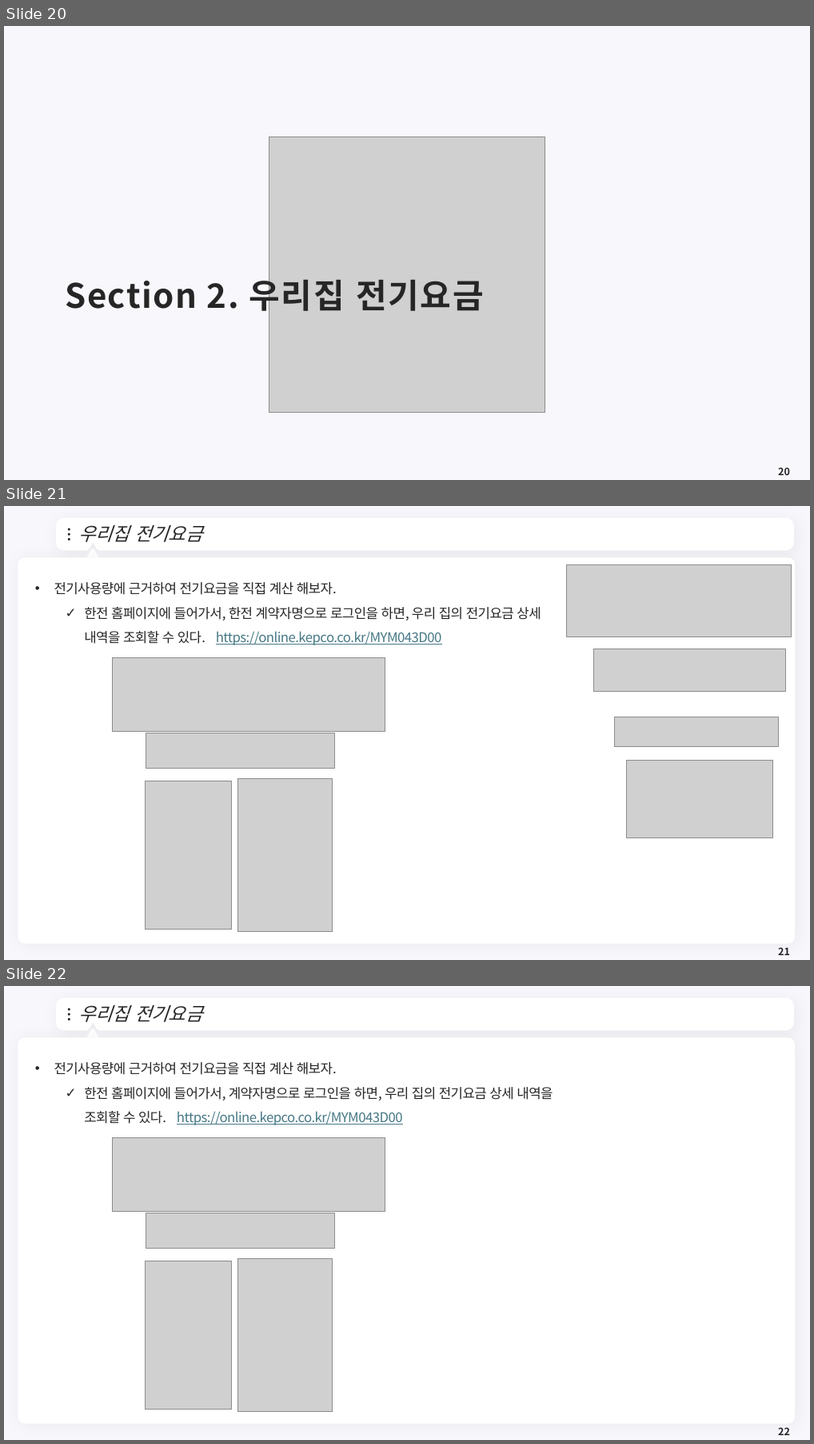
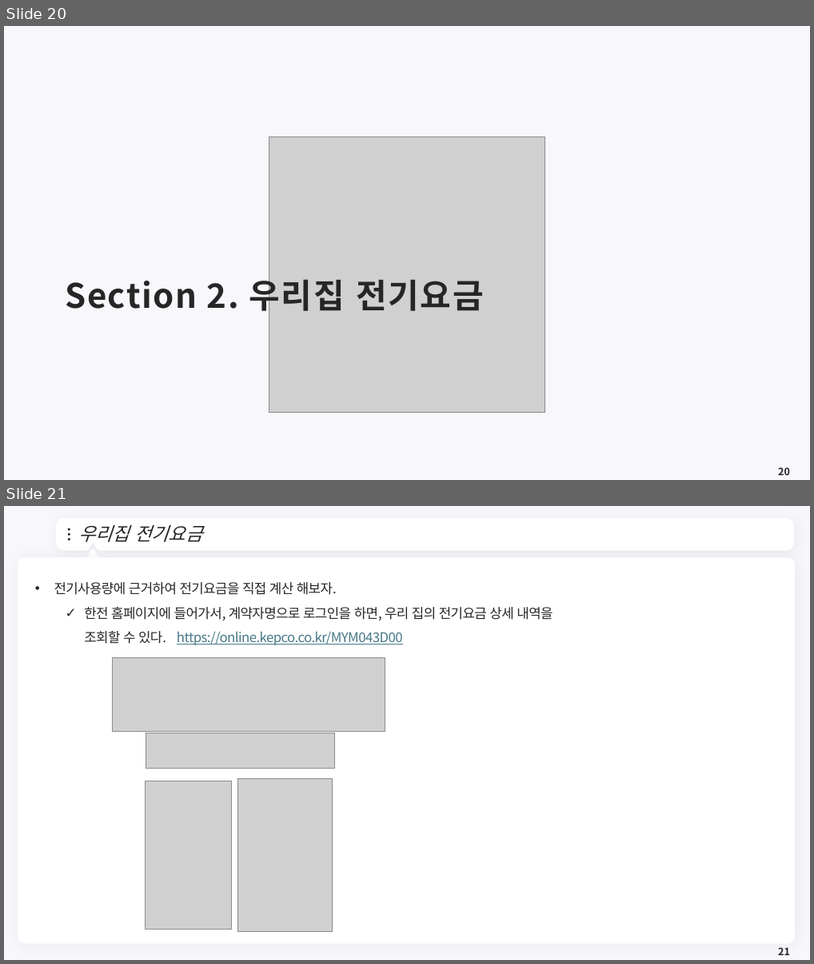
Before and after one commit to meandthey/Teaching, a slide deck: 에너지경제학/자원에너지경제학_Chapter_1.pptx. Shown one above the other, each under a label of ours: slides 20, 21 and 22 before the commit, slides 20 and 21 after it. The pictures are 814x1444 and 814x964 pixels, drawn with LibreOffice and Linux fonts; fonts in the diff are those of the drawing; grey boxes stand for pictures; background and template pictures are left out. Boxes give left, top, right and bottom in pixels: in the first picture for what was removed or moved away, otherwise in the second. Text is boxed around its words. In the diff, an @@ line names an element or a change of style, - is before the commit and + after.

```diff
--- a/에너지경제학/자원에너지경제학_Chapter_1.pptx
+++ b/에너지경제학/자원에너지경제학_Chapter_1.pptx
@@ slide 21 removed at (4,506,810,960), background #F8F7FC; not listed: 7 template elements that a slide beside it also shows @@
@@ title removed at (78,525,202,542) @@
-우리집 전기요금
@@ picture removed at (566,564,792,636) @@
@@ text removed at (54,582,541,645) @@
-• 전기사용량에 근거하여 전기요금을 직접 계산 해보자.
-  ✓ 한전 홈페이지에 들어가서, 한전 계약자명으로 로그인을 하면, 우리 집의 전기요금 상세 내역을 조회할 수 있다. https://online.kepco.co.kr/MYM043D00
@@ picture removed at (594,648,787,691) @@
@@ picture removed at (113,657,386,731) @@
@@ picture removed at (615,716,778,746) @@
@@ picture removed at (146,733,335,768) @@
@@ picture removed at (627,760,774,837) @@
@@ picture removed at (145,780,231,929) @@
@@ picture removed at (238,779,333,932) @@
@@ page number removed at (778,947,790,955) @@
-21
@@ what was slide 22 is now slide 21 @@
@@ page number at (778,947,790,955): text changed @@
-22
+21
```
Also in this commit, not shown: 7 slides changed, 1 slide added.
